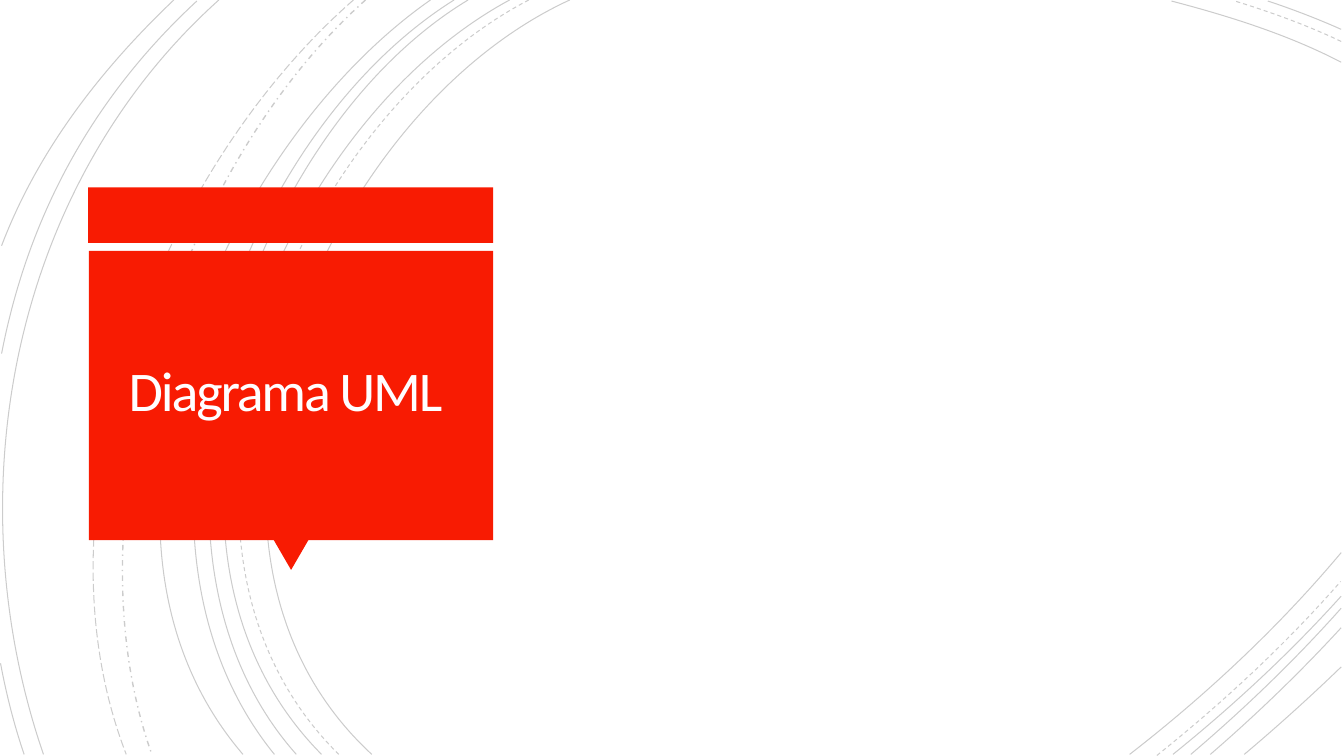
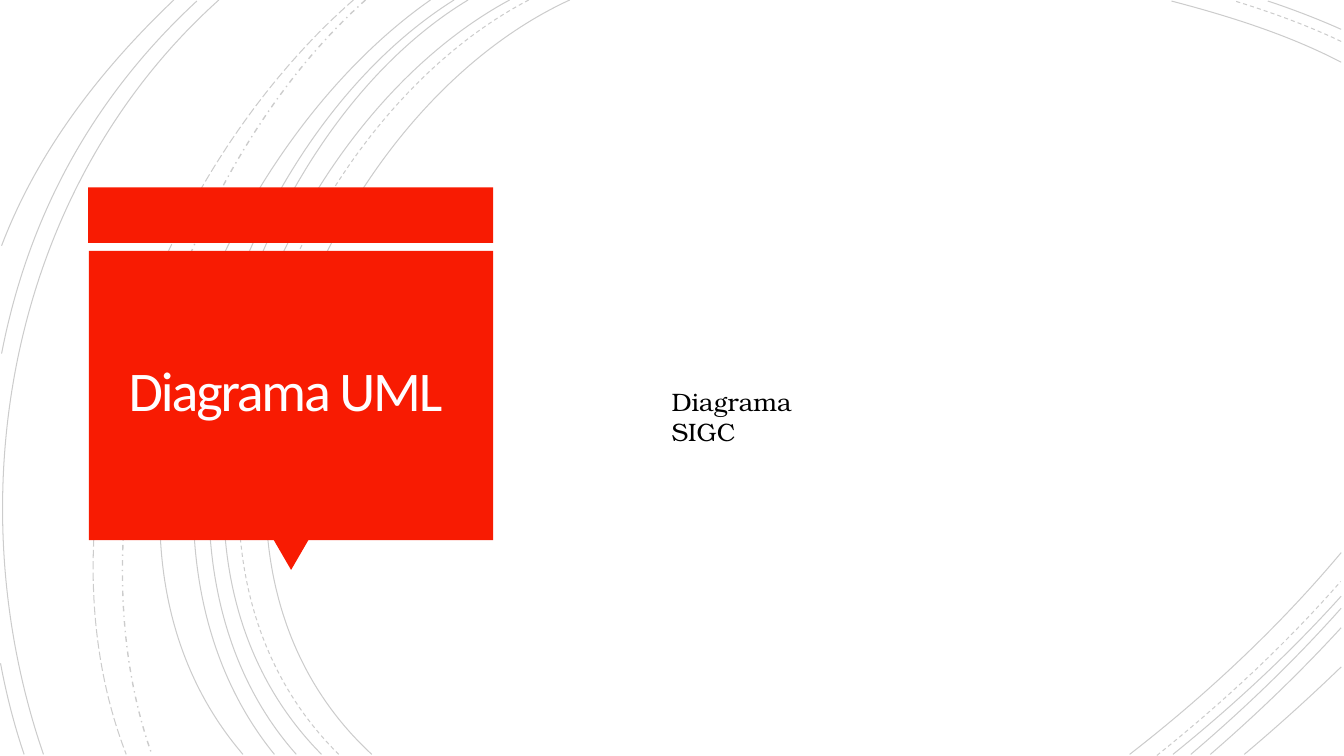
Before and after one commit to Dillan444/PROYECTO_SENA, a slide deck: slide 28 of PLANTEAMIENTO_DEL_PROBLEMA.pptx (slide 27 before the commit). Drawn at 1344x756 pixels with LibreOffice and Linux fonts; fonts in the diff are those of the drawing. Boxes give left, top, right and bottom in pixels: in the first picture for what was removed or moved away, otherwise in the second. Text is boxed around its words. In the diff, an @@ line names an element or a change of style, - is before the commit and + after.

```diff
--- a/PLANTEAMIENTO_DEL_PROBLEMA.pptx
+++ b/PLANTEAMIENTO_DEL_PROBLEMA.pptx
@@ text added at (672,393,792,442), 18 pt, text #000000 @@
+Diagrama SIGC
```
Also in this commit, not shown: 2 other slides changed, 2 slides added, 1 other file.
